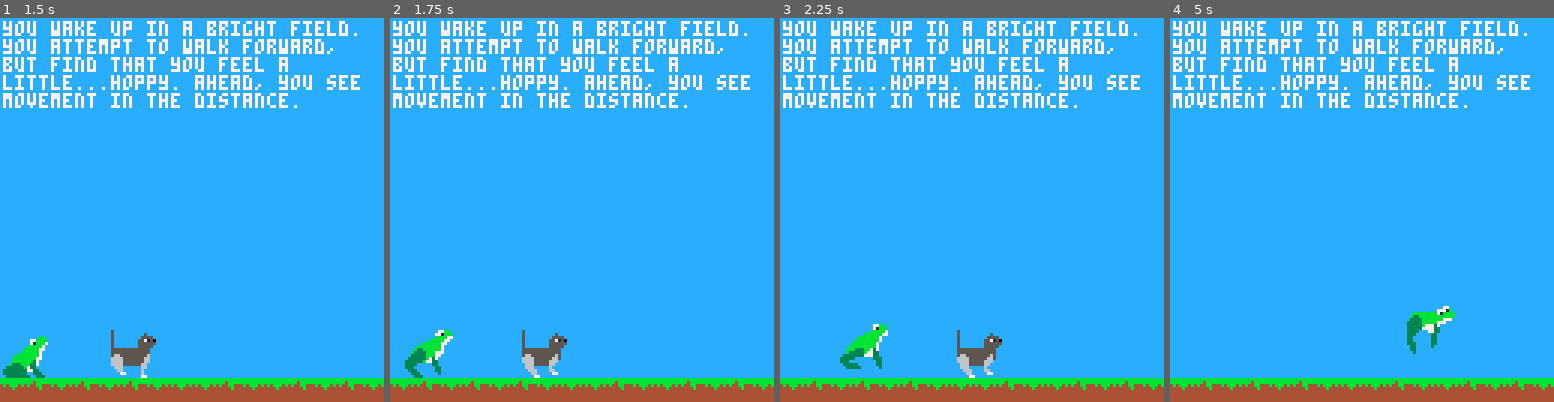
Above: before the commit, frames 1-4 (left to right).
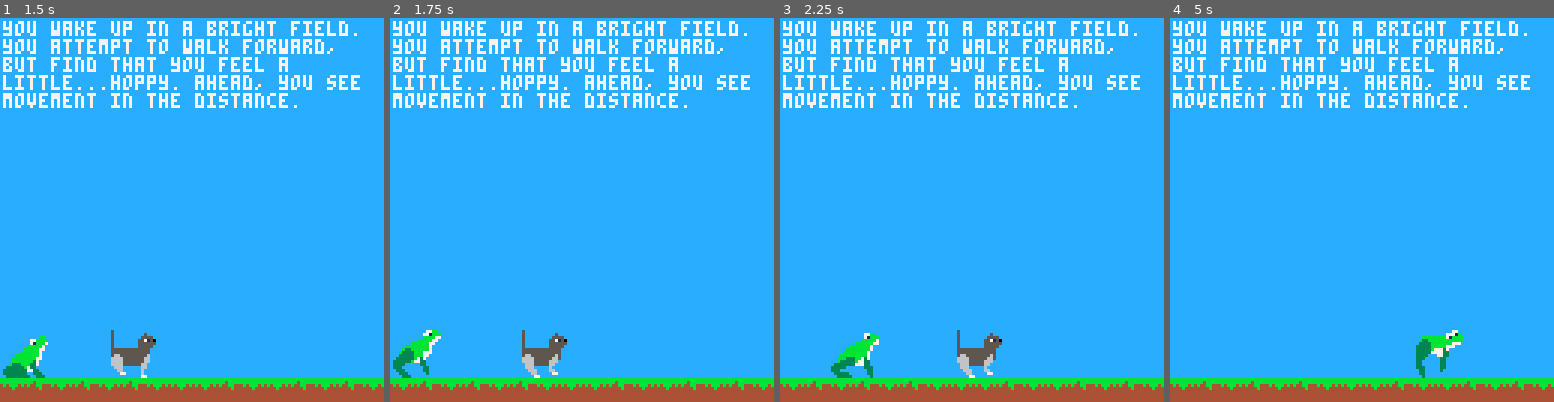
Above: after the commit, the same moments.

Repository: cincodenada/frogsvscats
Game: PICO-8 cartridge frogsvscats.p8
Two runs of this game, one before a commit and one after it. Both use one fixed random seed, a clock stepped at 60 frames per second and the inputs below.
Inputs:
- Up to frame 1 (1.5 s): no input
- Up to frame 2 (1.75 s): hold Right from 1.6 s (still down)
- Up to frame 3 (2.25 s): release Right at 2.1 s; hold Up from 2.15 s (still down)
- Up to frame 4 (5 s): release Up at 2.42 s; hold Right 2.47-3.03 s; hold Left 3.08-3.58 s; hold Right 4.02-4.68 s; hold Up from 4.73 s (still down)

Frame 1 is identical in both runs. In frame 2, 1.0% of the frame differs, in the area x 0-17%, y 81-94%; in frame 3, 0.8%; in frame 4, 1.4%, in the area x 61-77%, y 75-94%.

Commit message:
Do a better job reworking animation

Diff:
--- a/frogsvscats.p8
+++ b/frogsvscats.p8
@@ -155,9 +155,17 @@
 	spr(self.frames[fidx], x, y-self.h*8, self.w, self.h, flipped)
 end
 function sprite:move_frame(howmany)
+	self.last_frame = self.cur_frame
+	self.just_looped = false
 	self.cur_frame += howmany
 	-- manually set to zero to deal with fractional stuff
-	if(self.cur_frame >= #self.frames) self.cur_frame = 0
+	if(self.cur_frame >= #self.frames) then
+		self.cur_frame = 0
+		self.just_looped = true
+	end
+end
+function sprite:entered(frame)
+	return (self:frame() >= frame and (flr(self.last_frame) < frame or self.just_looped))
 end
 -- this only works for 2x2 sprites!
 -- flags store how much the sprite should move
@@ -234,7 +242,7 @@
 			self.sprite:move_frame(1/self.slow)
 		end
 
-		if(not self.anim_state.looping and self.sprite.cur_frame==0) then
+		if(not self.anim_state.looping and self.sprite:entered(0)) then
 			self.anim_state.active = false
 		end
 	end
@@ -389,25 +397,27 @@
 	if(dir) self.sprite.facing = dir
 	self.jumping = true
 
-	-- start movement
-	if(self.leaping) then
-		self:replace_move(16,8,1,-1)
-	else
-		self:replace_move(16,0,1,0)
-	end
-
 	self:animate(false)
 	sfx(0)
 end
 function player:update_jump()
 	if(self.jumping) then
 		-- manage start/end of jump
-		if(self.sprite:frame() >= 13 and self.next_jump) then
+		if(self.sprite:entered(5)) then
+			-- start movement
+			if(self.leaping) then
+				self:replace_move(16,8,1.5,-1)
+			else
+				self:replace_move(16,0,1.5,0)
+			end
+		end
+
+		if(self.sprite:entered(13) and self.next_jump) then
 			self.sprite.cur_frame = 4
 			self.next_jump = false
 			self.leaping = false
 			sfx(0)
-		elseif(self.sprite.cur_frame == 0) then
+		elseif(self.sprite:entered(0)) then
 			self.jumping = false
 			self.next_jump = false
 			self.leaping = false
